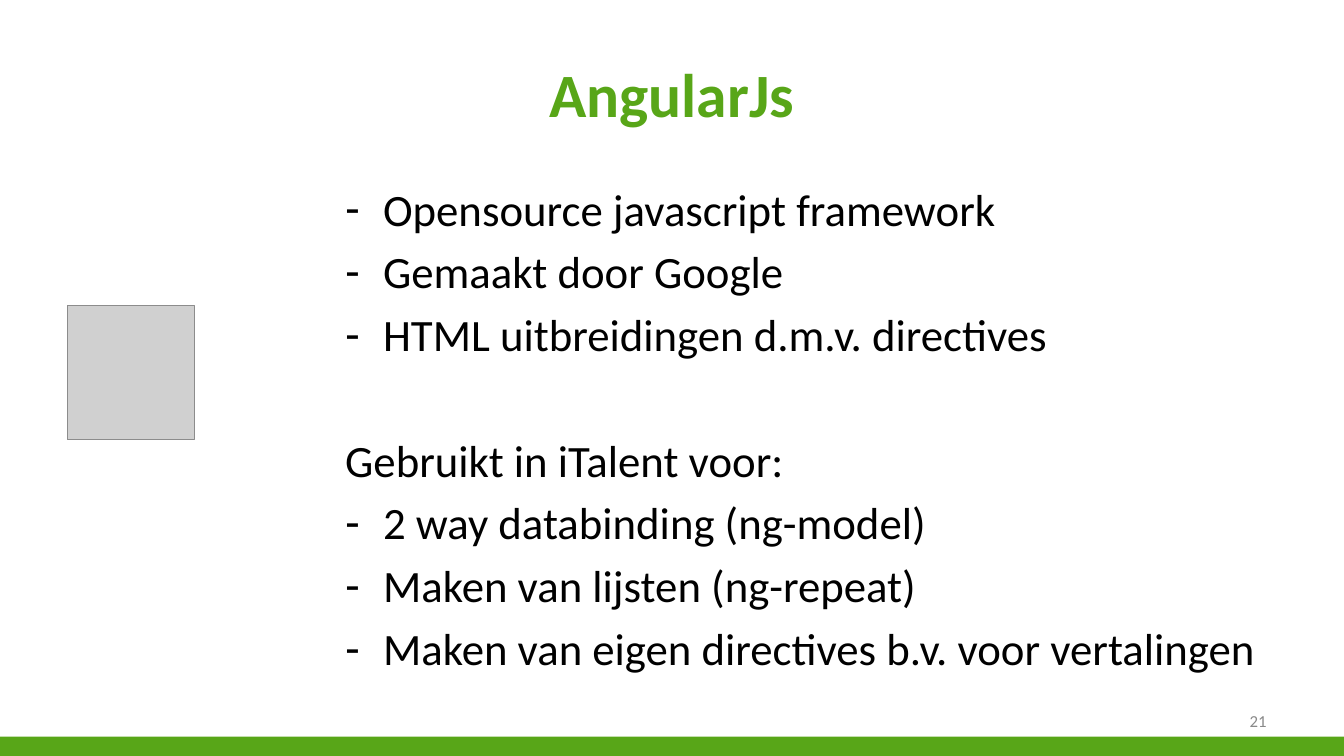
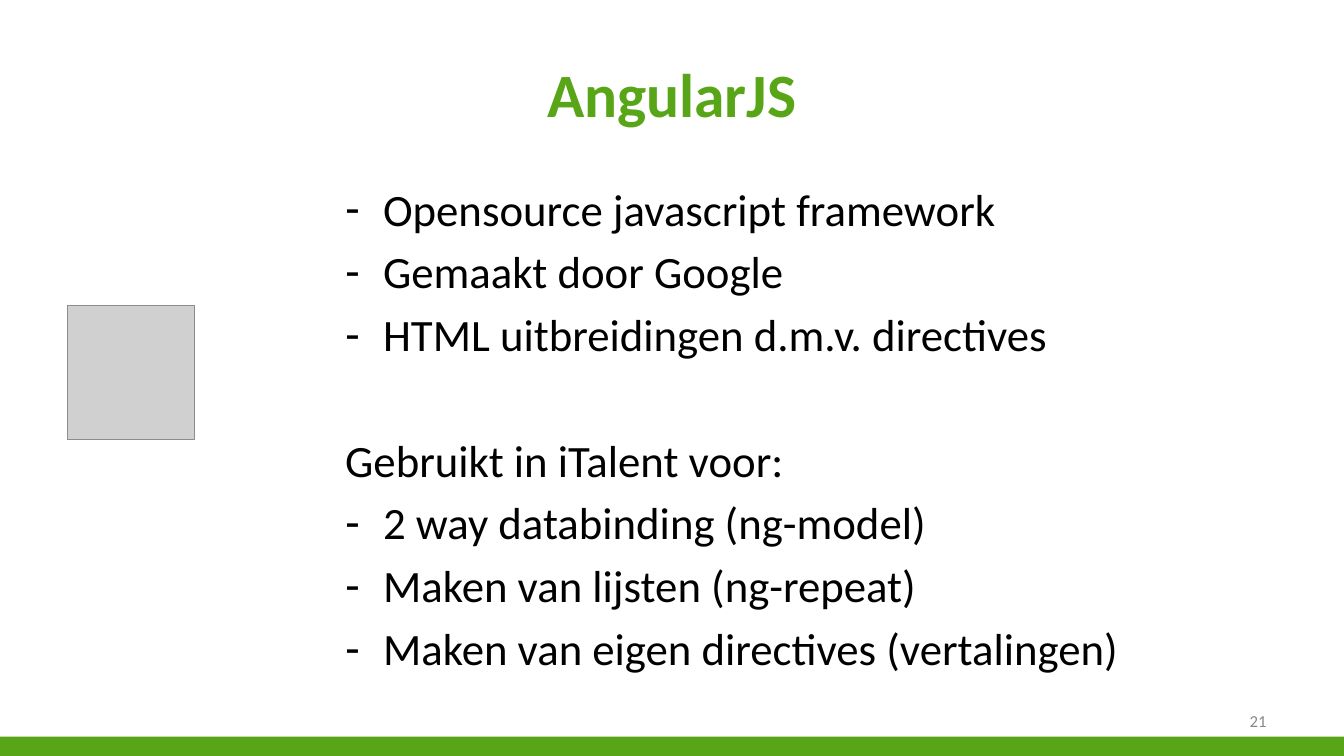
Before and after one commit to niekvandael/iTalent, a slide deck: slide 21 of italent/documents/Presentatie/Presentatie.pptx. Drawn at 1344x756 pixels with LibreOffice and Linux fonts; fonts in the diff are those of the drawing; grey boxes stand for pictures; background and template pictures are left out. Boxes give left, top, right and bottom in pixels: in the first picture for what was removed or moved away, otherwise in the second. Text is boxed around its words. In the diff, an @@ line names an element or a change of style, - is before the commit and + after.

```diff
--- a/italent/documents/Presentatie/Presentatie.pptx
+++ b/italent/documents/Presentatie/Presentatie.pptx
@@ title at [547,73,796,128]: text changed @@
-AngularJs
+AngularJS
@@ text at [383,632,1117,673]: text changed @@
-– Maken van eigen directives b.v. voor vertalingen
+– Maken van eigen directives (vertalingen)
```
Also in this commit, not shown: 6 other slides changed, 2 slides added, 9 slides removed, 2 other files.
